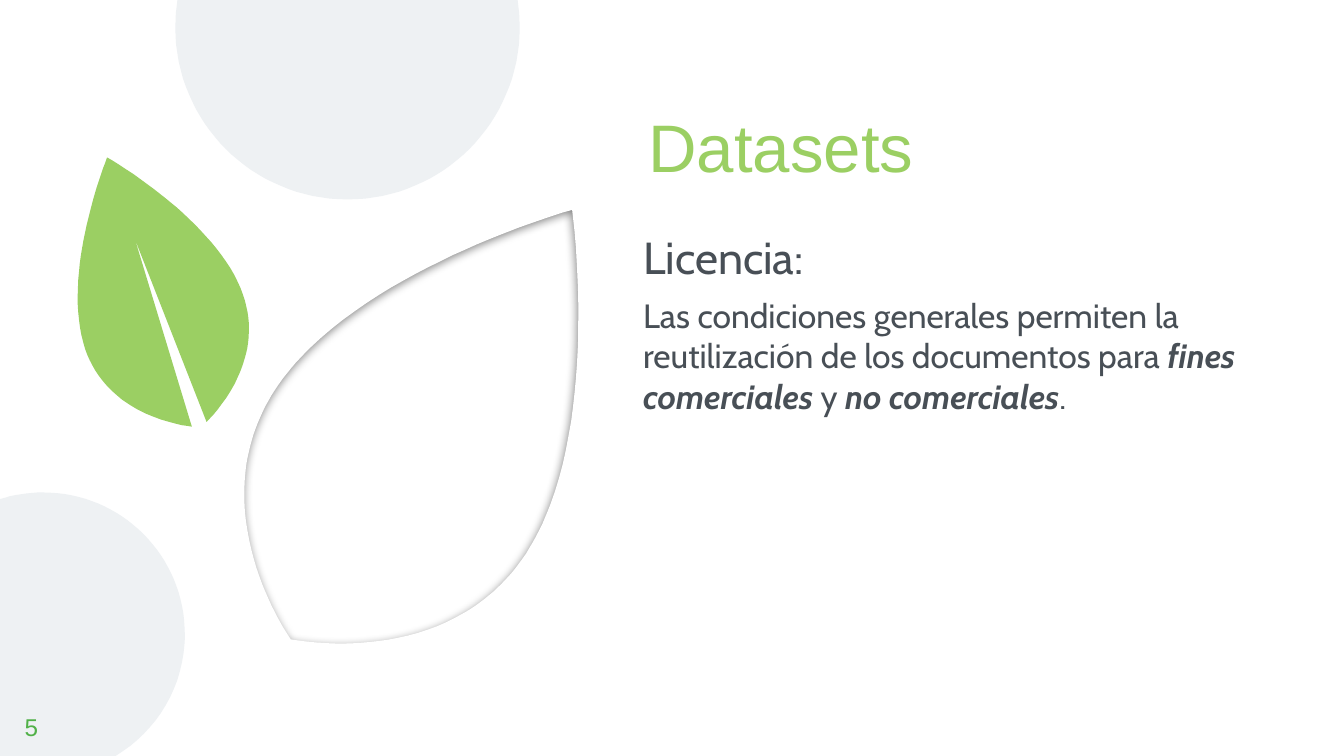
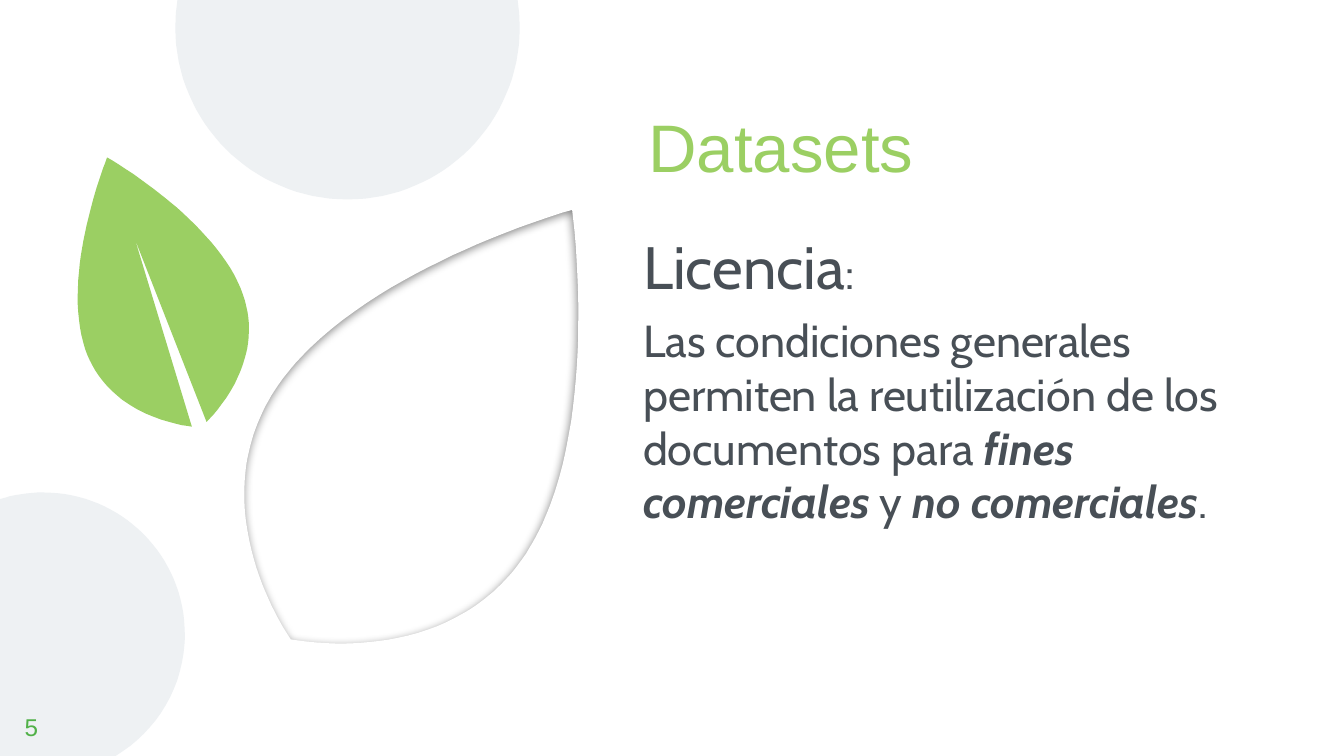
Before and after one commit to FacultadInformatica-LinkedData/Curso2019-2020, a slide deck: slide 5 of HandsOn/Group07/Presentación APP.pptx. Drawn at 1344x756 pixels with LibreOffice and Linux fonts; fonts in the diff are those of the drawing; background and template pictures are left out. Boxes give left, top, right and bottom in pixels: in the first picture for what was removed or moved away, otherwise in the second. Text is boxed around its words. In the diff, an @@ line names an element or a change of style, - is before the commit and + after.

```diff
--- a/HandsOn/Group07/Presentación APP.pptx
+++ b/HandsOn/Group07/Presentación APP.pptx
@@ text "Licencia:" at box(643, 247, 1218, 529): size 24 to 32 pt in "Licencia:"; size 18 to 24 pt @@
```
Also in this commit, not shown: 5 other slides changed, 1 slide added.
